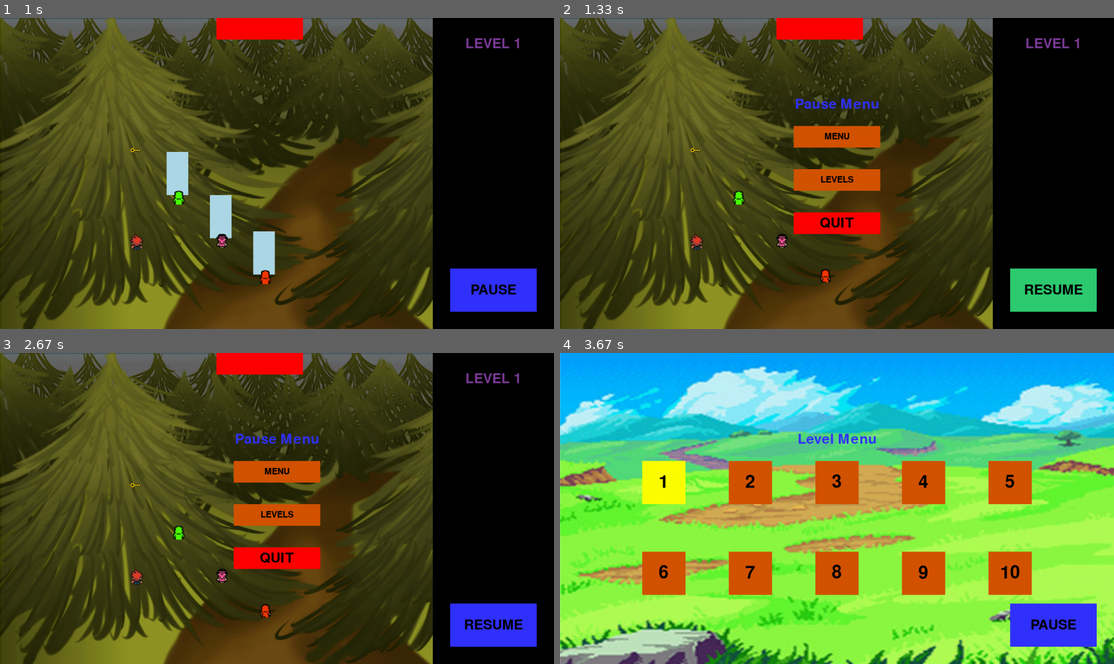
Above: before the commit, frames 1-4 (two rows, left to right).
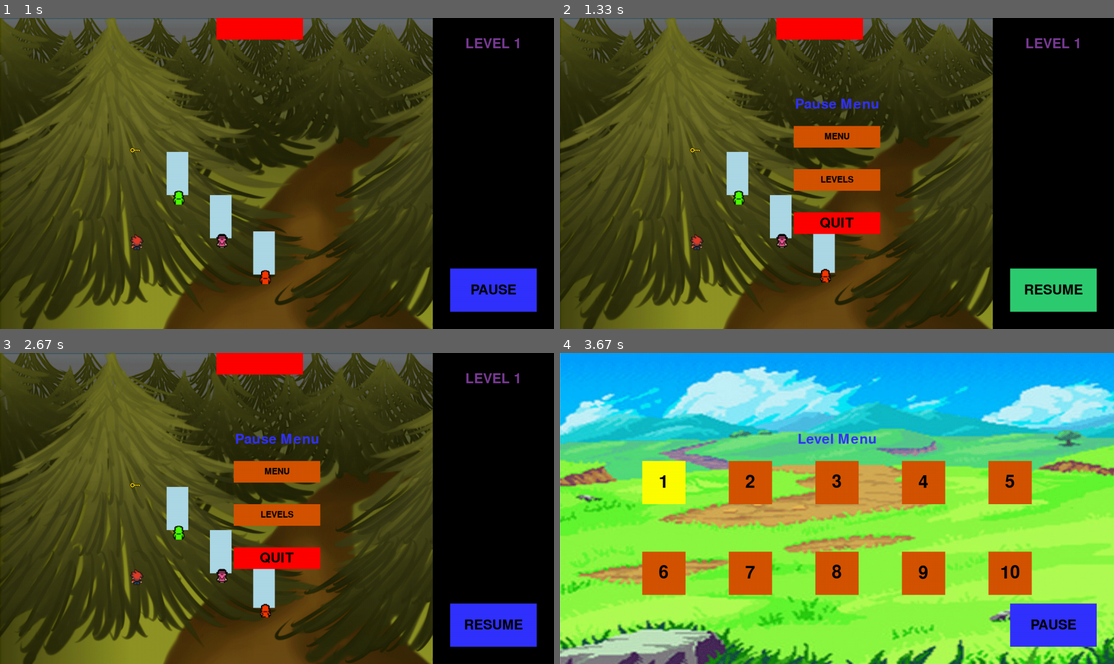
Above: after the commit, the same moments.

Repository: KUP9752/Kagan-Project
Game: pygame game, started from Project with spritesheet.py
Two runs of this game, one before a commit and one after it. Both use one fixed random seed, a clock stepped at 60 frames per second and the inputs below.
Inputs (mouse positions are in pixels of both pictures, inside the frame that each line leads up to):
- Up to frame 1 (1 s): click "PLAY" at 0.38 s; click "1" at 0.72 s
- Up to frame 2 (1.33 s): click "PAUSE" at 1.05 s
- Up to frame 3 (2.67 s): hold D 1.5-1.97 s; hold W 2-2.47 s; click (144, 511) at 2.55 s
- Up to frame 4 (3.67 s): click "LEVELS" at 3.38 s

Frame 1 is identical in both runs. In frame 2, 1.6% of the frame differs, in the area x 30-50%, y 42-83%; in frame 3, 1.6%; in frame 4, nothing differs.

Commit message:
added the detection area displaying during pausing

Diff:
--- a/Project with spritesheet.py
+++ b/Project with spritesheet.py
@@ -1226,6 +1226,7 @@
     if pause_menu:
         background_group.draw(screen)
         if level_running:
+            enemy_vision_group.draw(screen)
             all_sprites_group.draw(screen)
             pause_button.draw(screen)
             try:
